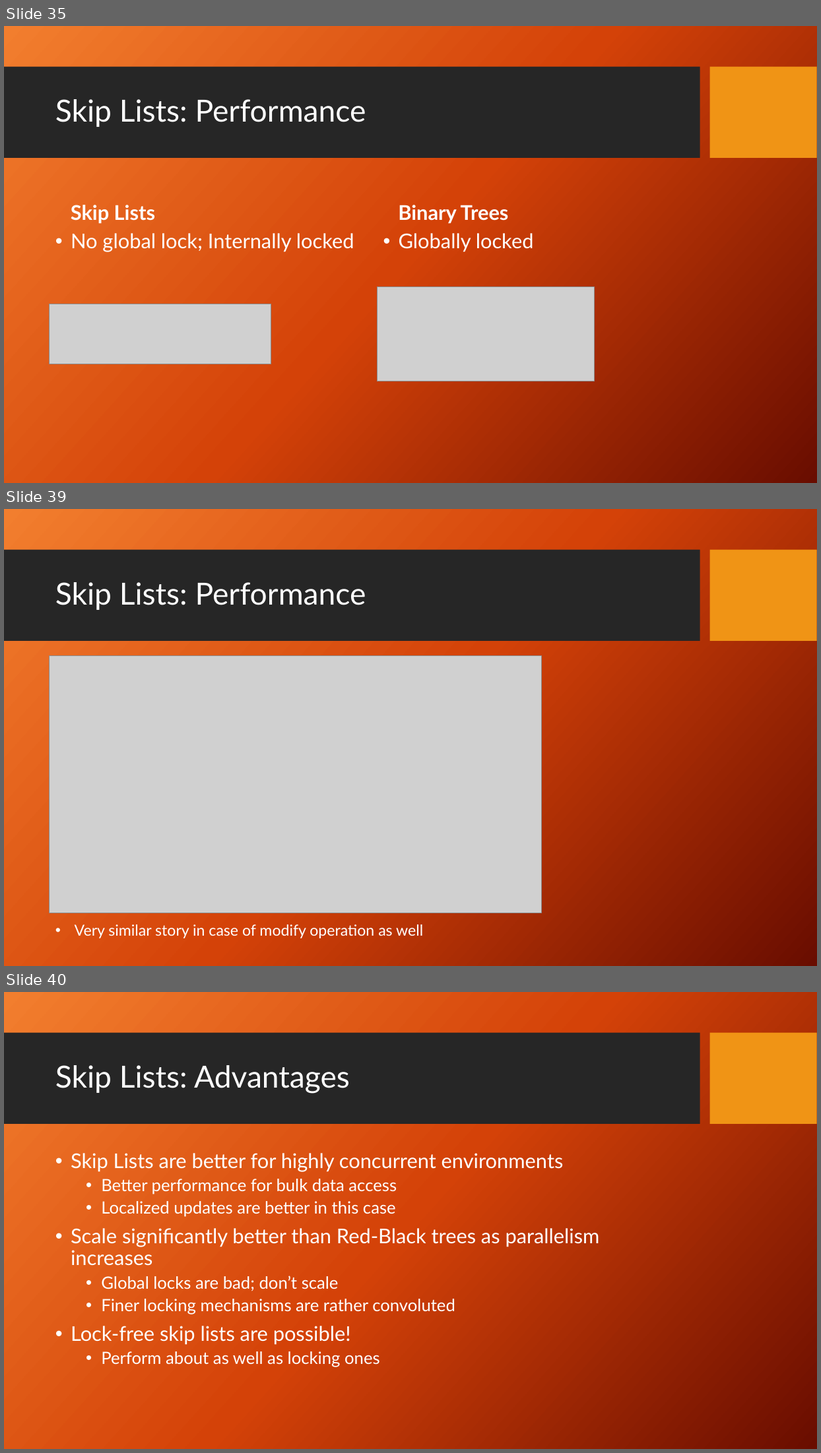
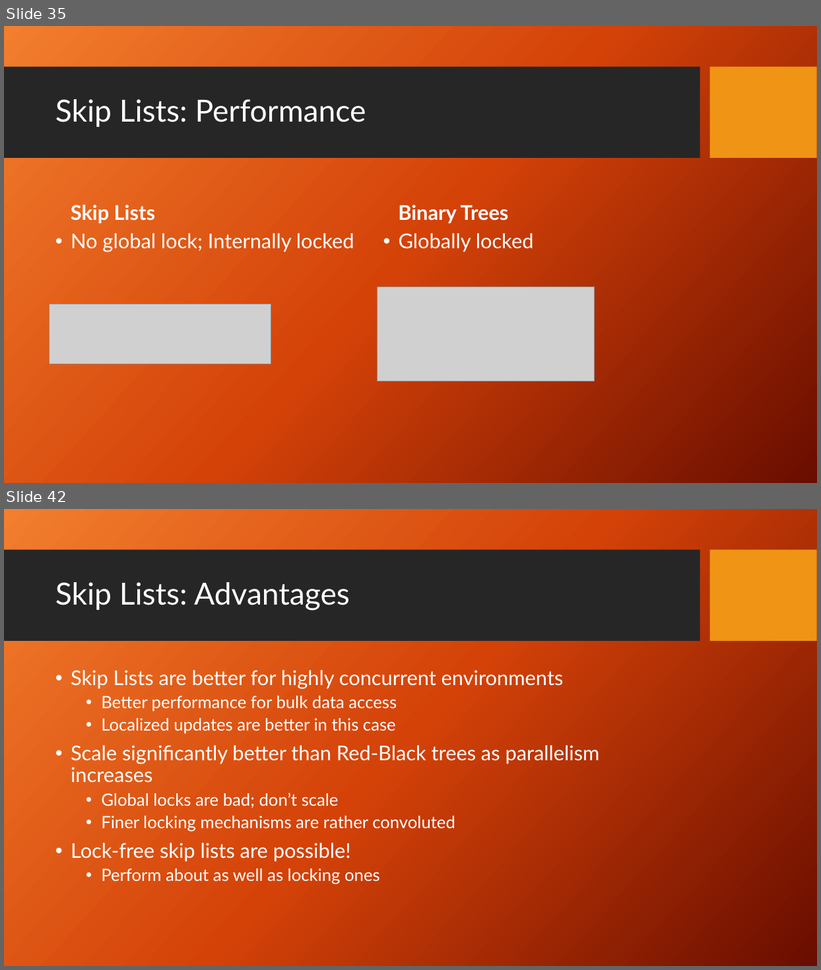
Before and after one commit to DroidX86/skip-stats, a slide deck: seminar.pptx. Shown one above the other, each under a label of ours: slides 35, 39 and 40 before the commit, slides 35 and 42 after it; the slides between them are not shown. The pictures are 821x1453 and 821x970 pixels, drawn with LibreOffice and Linux fonts; fonts in the diff are those of the drawing; grey boxes stand for pictures; background and template pictures are left out. Boxes give left, top, right and bottom in pixels: in the first picture for what was removed or moved away, otherwise in the second. Text is boxed around its words. In the diff, an @@ line names an element or a change of style, - is before the commit and + after.

```diff
--- a/seminar.pptx
+++ b/seminar.pptx
@@ slide 39 removed at bbox=[4, 509, 817, 966], background picture (left out); not listed: 2 template elements that a slide beside it also shows @@
@@ title removed at bbox=[55, 582, 366, 610] @@
-Skip Lists: Performance
@@ picture removed at bbox=[49, 656, 541, 914] @@
@@ text removed at bbox=[75, 925, 423, 939] @@
-• Very similar story in case of modify operation as well
@@ what was slide 40 is now slide 42 @@
```
Also in this commit, not shown: 4 slides changed, 3 slides added, 6 other files.
